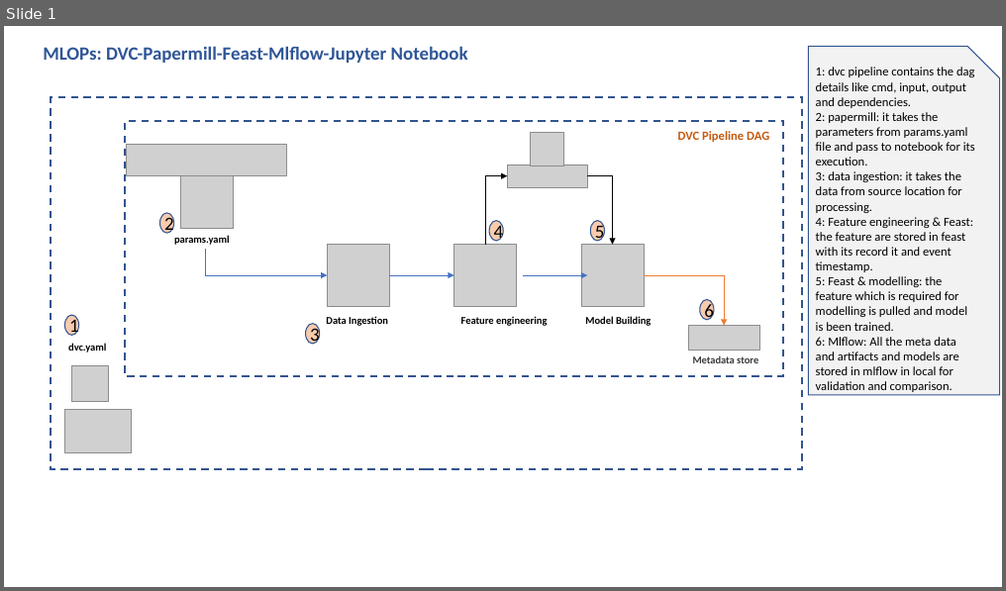
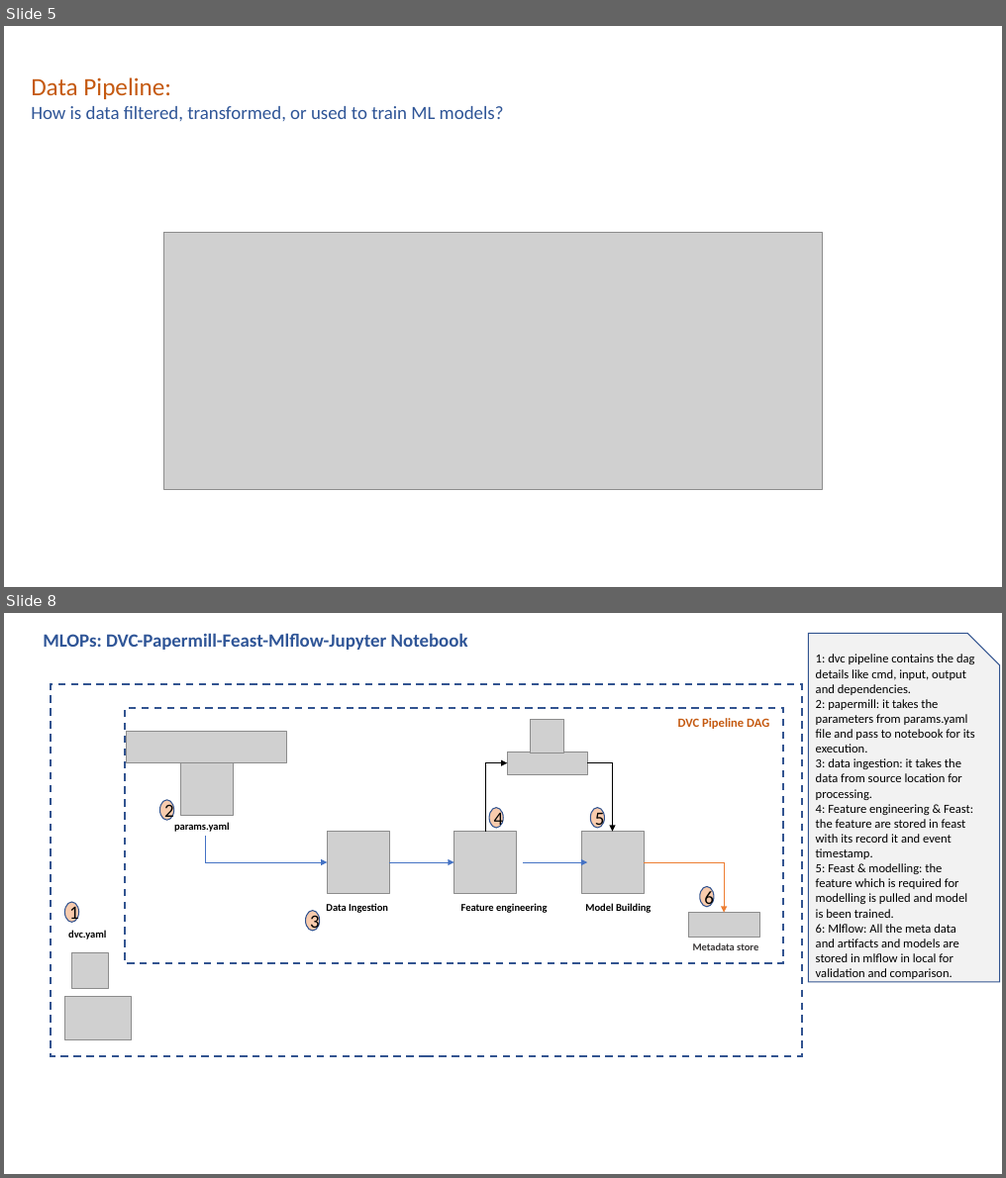
Before and after one commit to KarryHarsh/MLOPS-PoC, a slide deck: Architecture.pptx. Shown one above the other, each under a label of ours: slide 1 before the commit, slides 5 and 8 after it; the slides between them are not shown. The pictures are 1006x591 and 1006x1178 pixels, drawn with LibreOffice and Linux fonts; fonts in the diff are those of the drawing; grey boxes stand for pictures. Boxes give left, top, right and bottom in pixels: in the first picture for what was removed or moved away, otherwise in the second. Text is boxed around its words. In the diff, an @@ line names an element or a change of style, - is before the commit and + after.

```diff
--- a/Architecture.pptx
+++ b/Architecture.pptx
@@ slide 5 added at (4,26,1002,587), background #FFFFFF @@
@@ text added at (31,77,504,121), 18 pt, text #2F5597 @@
+  Data Pipeline:
+How is data filtered, transformed, or used to train ML models?
@@ picture added at (164,233,823,489) @@
@@ what was slide 1 is now slide 8 @@
```
Also in this commit, not shown: 6 other slides added, 3 other files.
